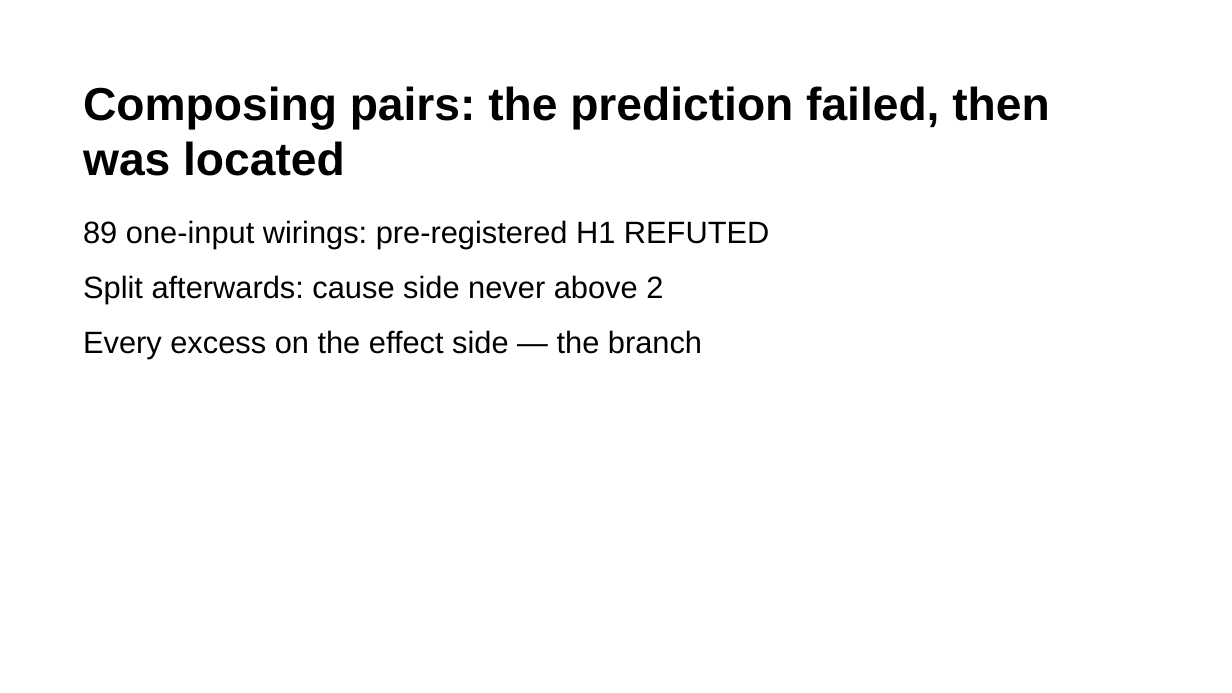
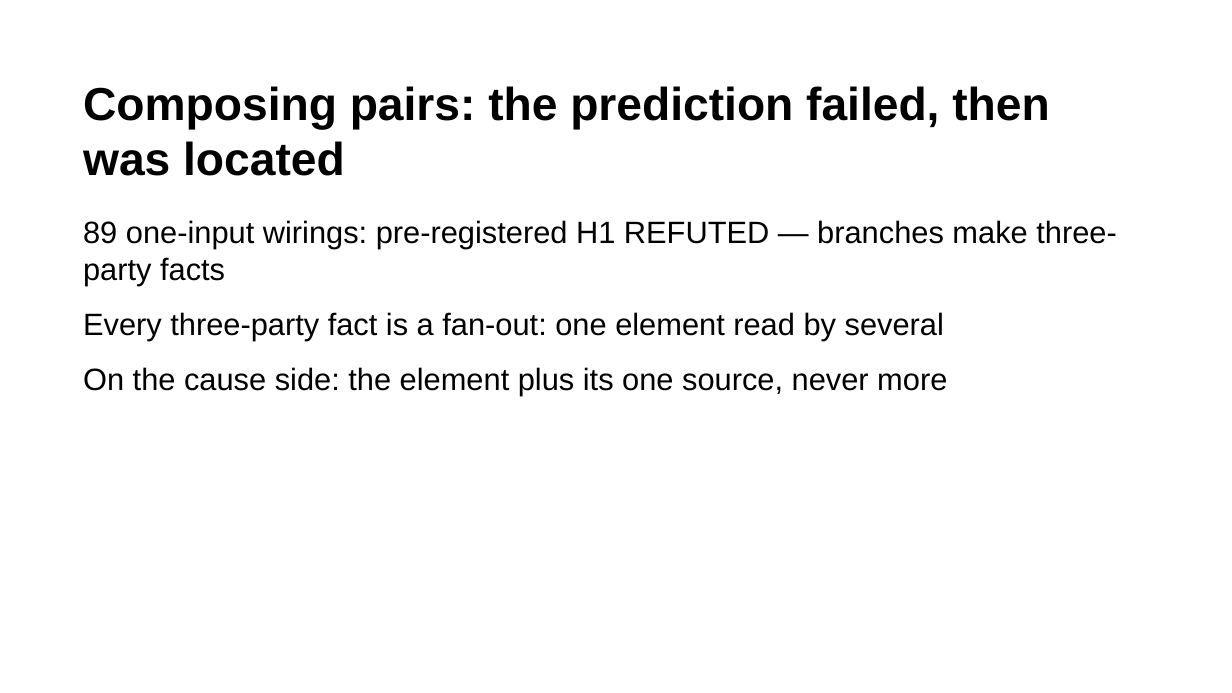
Before and after one commit to rogerSuperBuilderAlpha/algorithmacy-lab, a slide deck: slide 13 of submissions/triadic_reduction/talk/deck.pptx. Drawn at 1232x693 pixels with LibreOffice and Linux fonts; fonts in the diff are those of the drawing. Boxes give left, top, right and bottom in pixels: in the first picture for what was removed or moved away, otherwise in the second. Text is boxed around its words. In the diff, an @@ line names an element or a change of style, - is before the commit and + after.

```diff
--- a/submissions/triadic_reduction/talk/deck.pptx
+++ b/submissions/triadic_reduction/talk/deck.pptx
@@ text at bbox=[83, 220, 1116, 395]: text changed @@
-89 one-input wirings: pre-registered H1 REFUTED
-Split afterwards: cause side never above 2
-Every excess on the effect side — the branch
+89 one-input wirings: pre-registered H1 REFUTED — branches make three-party facts
+Every three-party fact is a fan-out: one element read by several
+On the cause side: the element plus its one source, never more
```
Also in this commit, not shown: 12 other slides changed, 8 other files.
